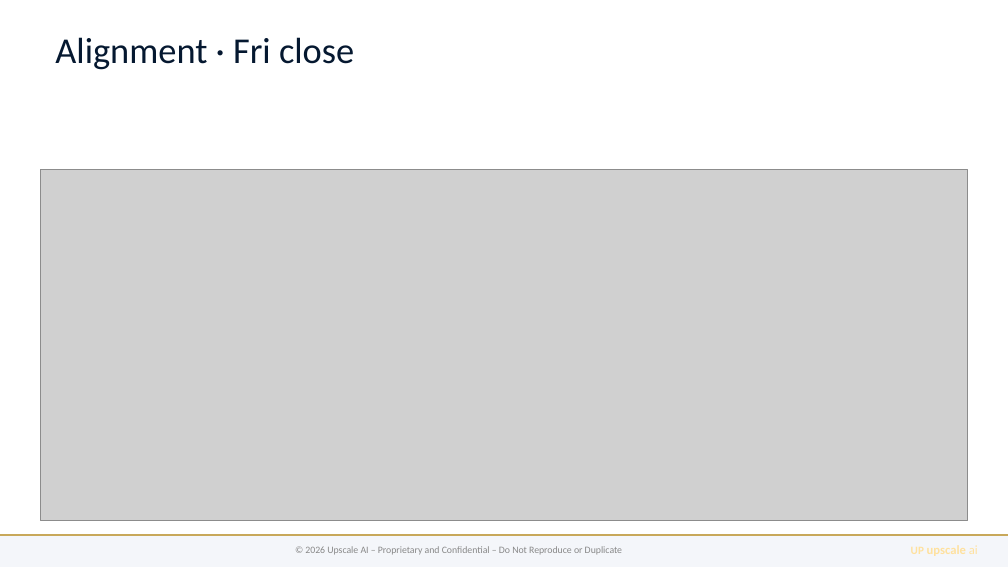
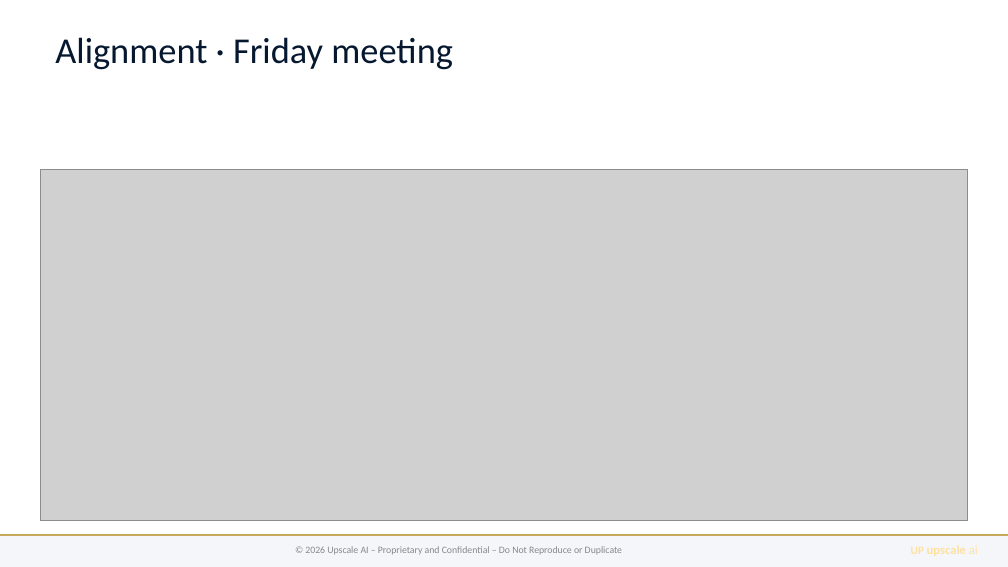
Before and after one commit to upscale-ai-network/agent-template, a slide deck: slide 5 of dt100/manager-arch-vision-a3.pptx. Drawn at 1008x567 pixels with LibreOffice and Linux fonts; fonts in the diff are those of the drawing; grey boxes stand for pictures. Boxes give left, top, right and bottom in pixels: in the first picture for what was removed or moved away, otherwise in the second. Text is boxed around its words. In the diff, an @@ line names an element or a change of style, - is before the commit and + after.

```diff
--- a/dt100/manager-arch-vision-a3.pptx
+++ b/dt100/manager-arch-vision-a3.pptx
@@ text at box(55, 37, 453, 70): text changed @@
-Alignment · Fri close
+Alignment · Friday meeting
```
Also in this commit, not shown: 2 other slides changed, 20 other files.
